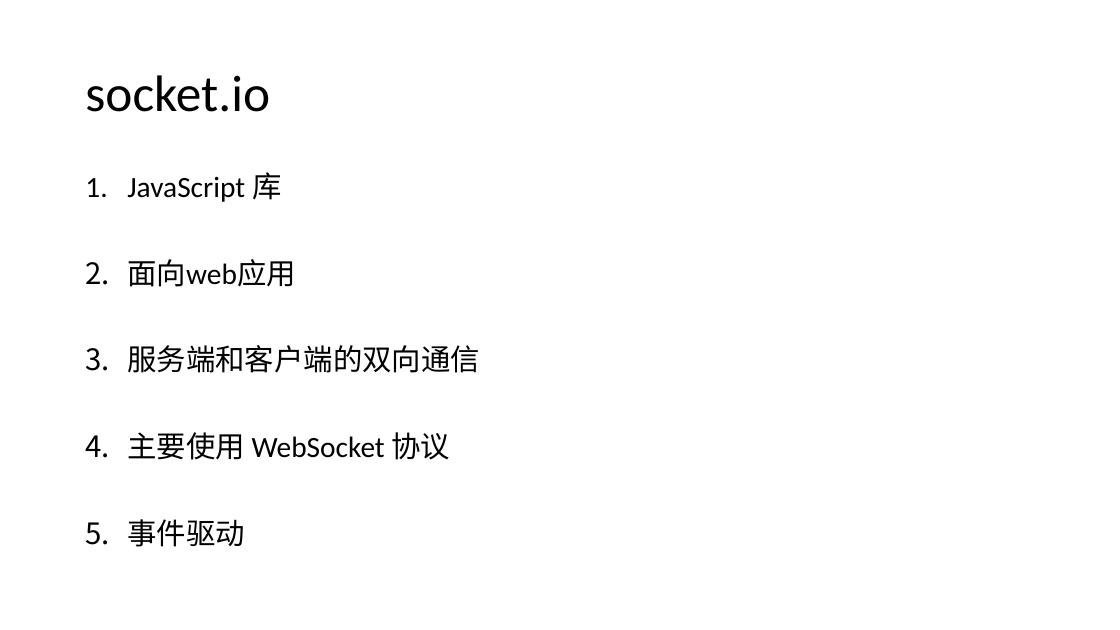
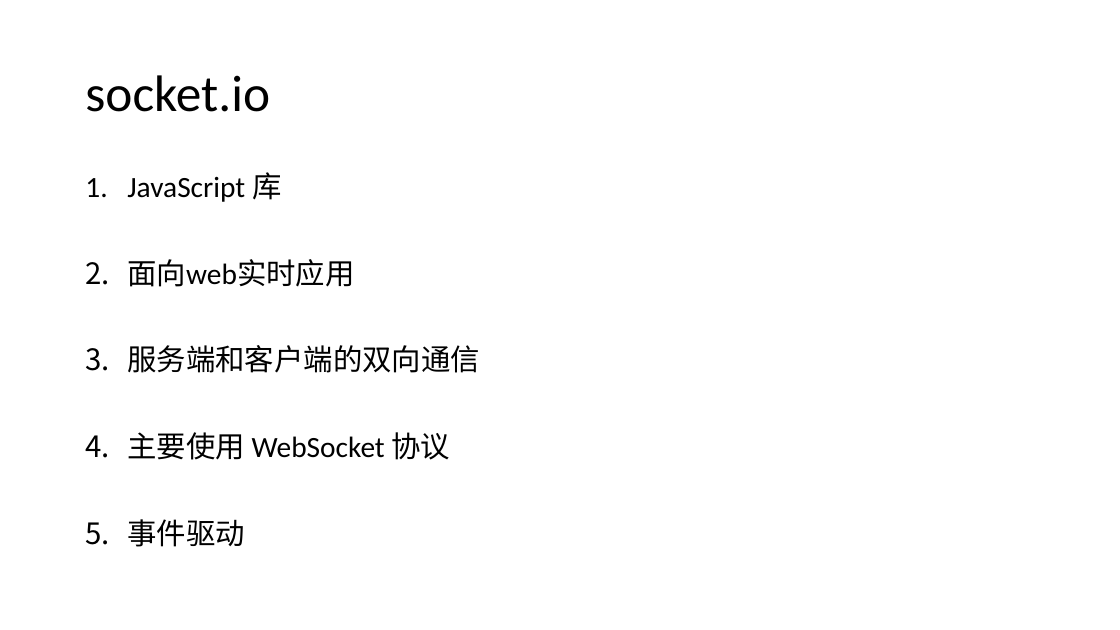
Before and after one commit to admiral20/socket.io, a slide deck: slide 11 of webSocket && socket.io.pptx (slide 9 before the commit). Drawn at 1120x630 pixels with LibreOffice and Linux fonts; fonts in the diff are those of the drawing. Boxes give left, top, right and bottom in pixels: in the first picture for what was removed or moved away, otherwise in the second. Text is boxed around its words. In the diff, an @@ line names an element or a change of style, - is before the commit and + after.

Commit message:
fix: socket

```diff
--- a/webSocket && socket.io.pptx
+++ b/webSocket && socket.io.pptx
@@ text at box(127, 259, 354, 287): text changed @@
-2. 面向web应用
+2. 面向web实时应用
```
Also in this commit, not shown: 1 other slide changed, 4 slides added, 3 other files.
